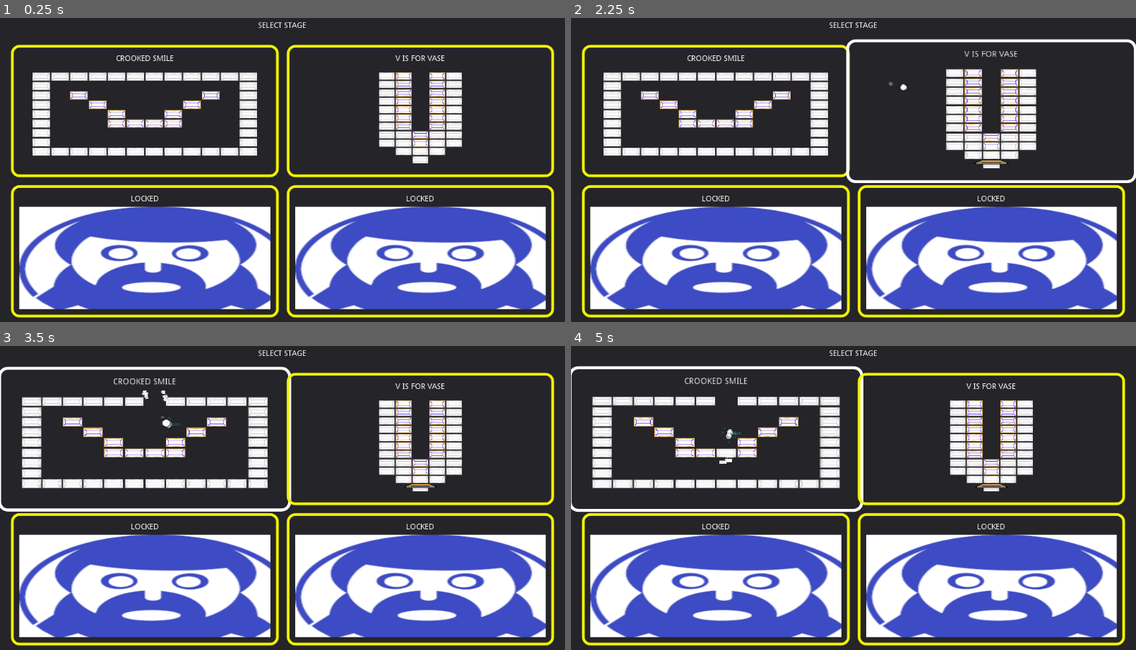
Above: before the commit, frames 1-4 (two rows, left to right).
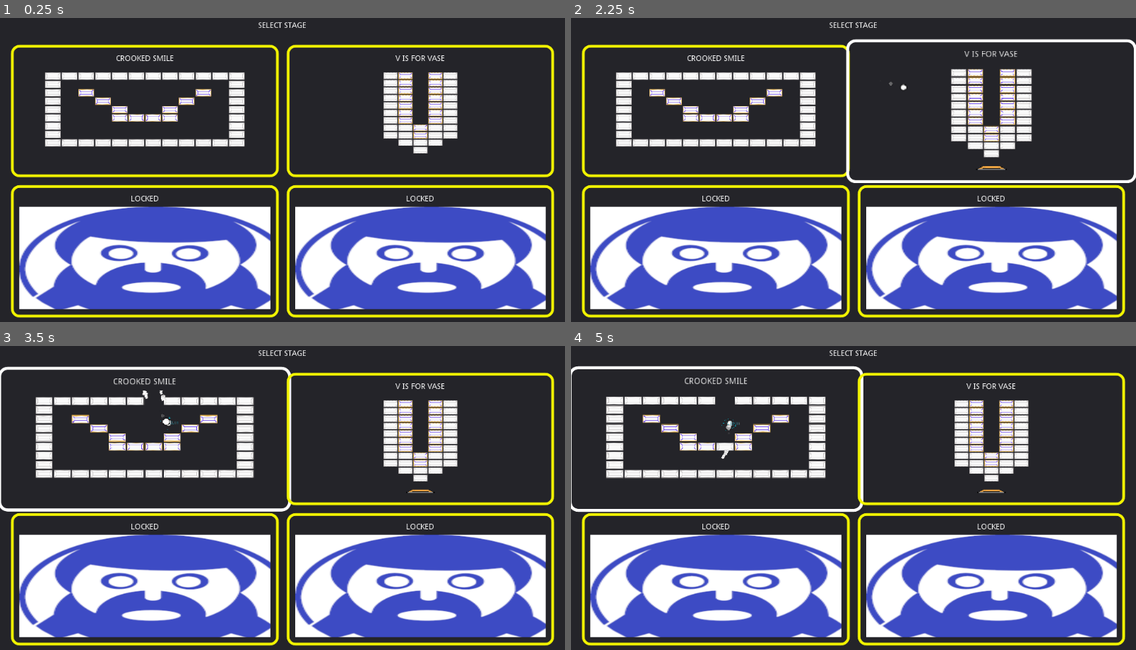
Above: after the commit, the same moments.

Repository: Anatolij-Grigorjev/Breakout4Godot
Game: Godot game, scene res://menus/StageSelectMenu.tscn
Two runs of this game, one before a commit and one after it. Both use one fixed random seed, a clock stepped at 60 frames per second and the inputs below. This scene is started directly instead of the project's main scene.
Inputs (mouse positions are in pixels of both pictures, inside the frame that each line leads up to):
- Up to frame 1 (0.25 s): no input
- Up to frame 2 (2.25 s): tap Enter (ui_accept) at 0.5, 0.77, 2 s; move the mouse to (977, 145) at 0.52 s; hold Right (paddle_right) 0.53-1.25 s; tap Space (paddle_launch_ball) at 0.6 s; click (977, 145) at 0.67 s; drag from (740, 179) to (825, 230) at 1.27 s; move the mouse to (910, 90) at 2.02 s; hold Right (paddle_right) from 2.03 s (still down); tap Alt at 2.1 s
- Up to frame 3 (3.5 s): release Right (paddle_right) at 2.75 s; drag from (254, 558) to (113, 443) at 2.77 s
- Up to frame 4 (5 s): move the mouse to (1023, 540) at 3.52 s; hold Left (paddle_left) 3.53-4.25 s; tap Space (paddle_launch_ball) at 3.6 s; tap Enter (ui_accept) at 3.77, 4.25 s; drag from (684, 443) to (768, 409) at 4.27 s

The runs differ from the first frame. In frame 1, 8.0% of the frame differs, in the area x 5-82%, y 17-48%; in frame 2, 8.6%; in frame 3, 9.1%; in frame 4, 9.4%, in the area x 3-82%, y 16-49%.

Commit message:
better elements scale for inserting select paddle

Diff:
--- a/game/menus/StageSelectBlock.gd
+++ b/game/menus/StageSelectBlock.gd
@@ -97,7 +97,7 @@
 	var bricks_size = bricks.get_used_rect().size * bricks.cell_size
 
 	#slightly smaller than viewport
-	return min(viewport_size.x / bricks_size.x, viewport_size.y / bricks_size.y) * 0.9
+	return min(viewport_size.x / bricks_size.x, viewport_size.y / bricks_size.y) * 0.8
 
 
 
@@ -134,6 +134,6 @@
 	preview_window.add_child(paddle)
 	paddle.scale *= elements_scale_factor
 	var viewport_size = preview_window.get_visible_rect().size
-	paddle.position = Vector2(viewport_size.x / 2, viewport_size.y - 20)
+	paddle.position = Vector2(viewport_size.x / 2, viewport_size.y - 10)
 
 	return paddle
